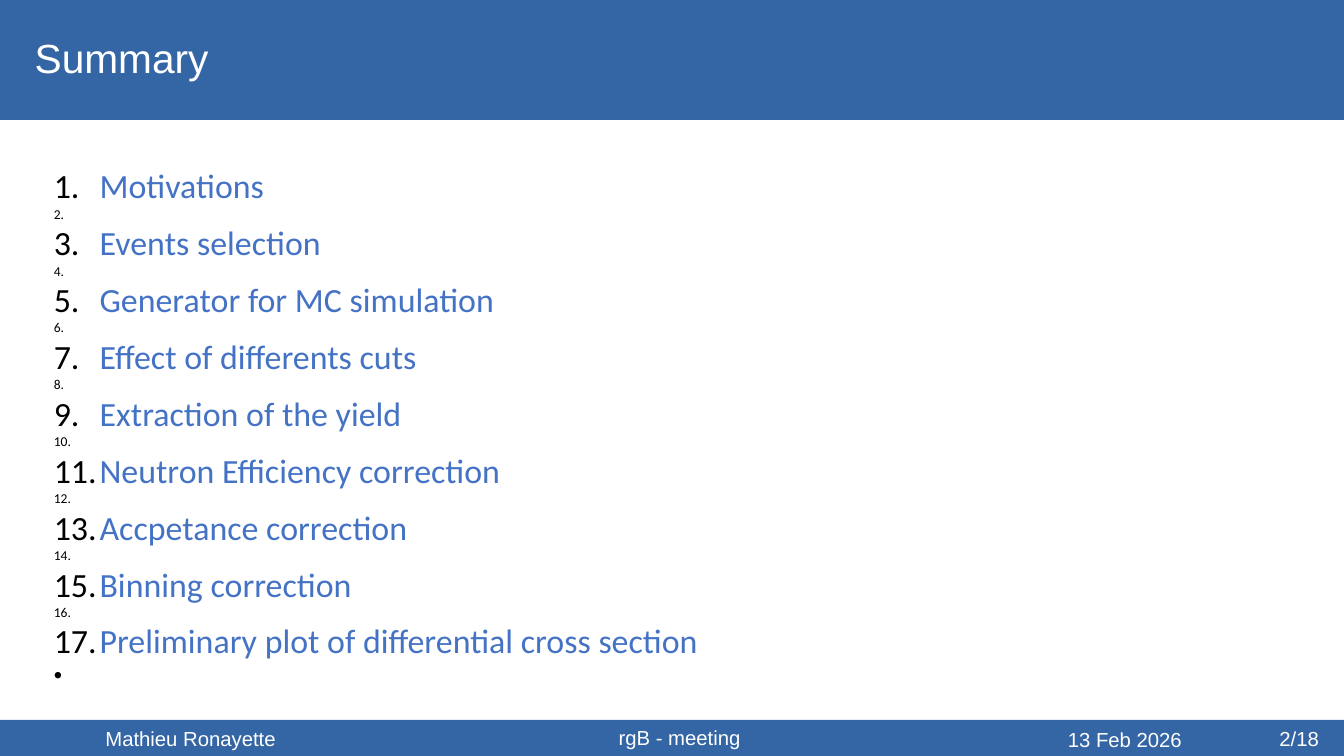
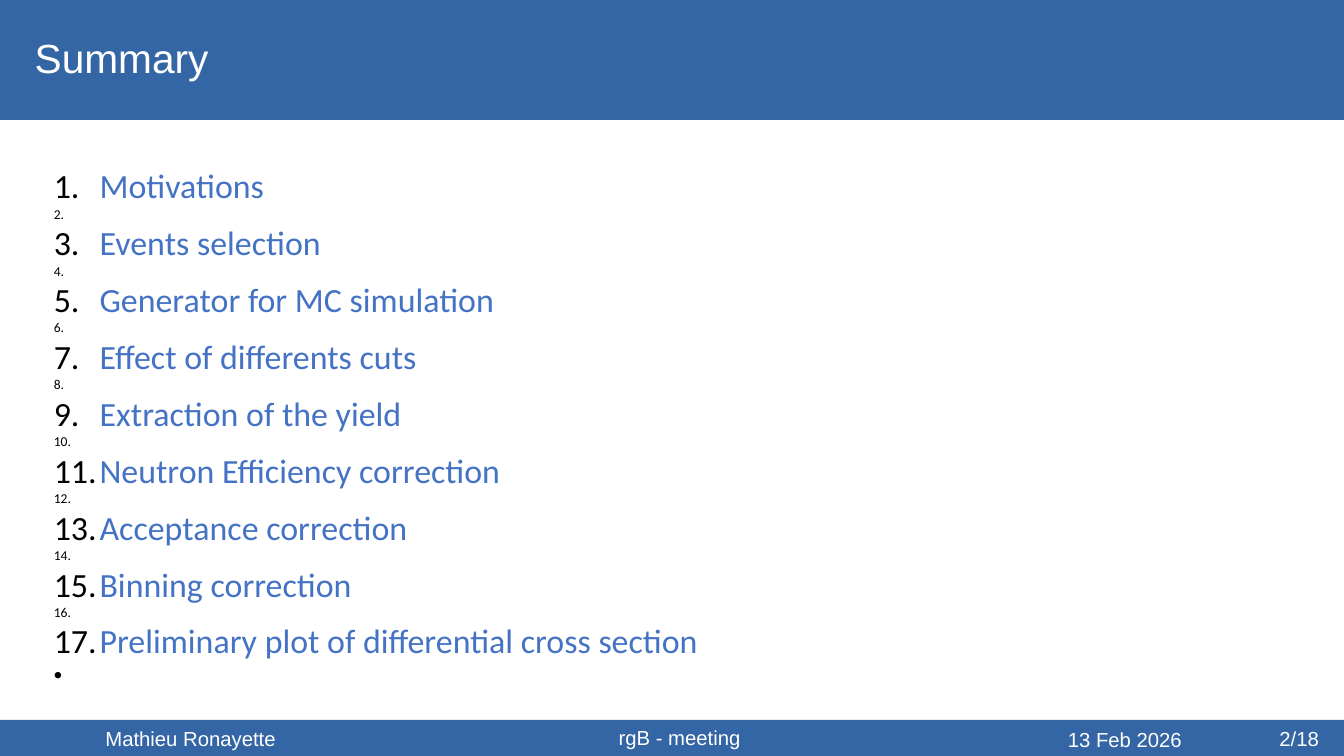
Before and after one commit to mathieuryt/phi_analysis, a slide deck: slide 2 of electroproduction/presentations/ClasMeeting_ronayette.odp. Drawn at 1344x756 pixels with LibreOffice and Linux fonts; fonts in the diff are those of the drawing. Boxes give left, top, right and bottom in pixels: in the first picture for what was removed or moved away, otherwise in the second. Text is boxed around its words. In the diff, an @@ line names an element or a change of style, - is before the commit and + after.

```diff
--- a/electroproduction/presentations/ClasMeeting_ronayette.odp
+++ b/electroproduction/presentations/ClasMeeting_ronayette.odp
@@ text at <box>54,516,407,546</box>: text changed @@
-7. Accpetance correction
+7. Acceptance correction
```
Also in this commit, not shown: 15 other slides changed, 3 slides added.
